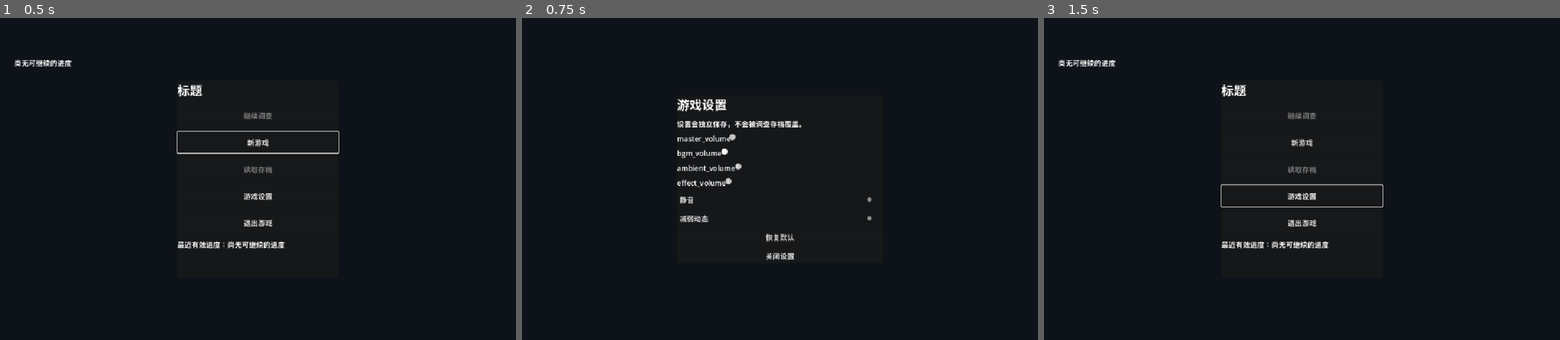
Above: before the commit, frames 1-3 (left to right).
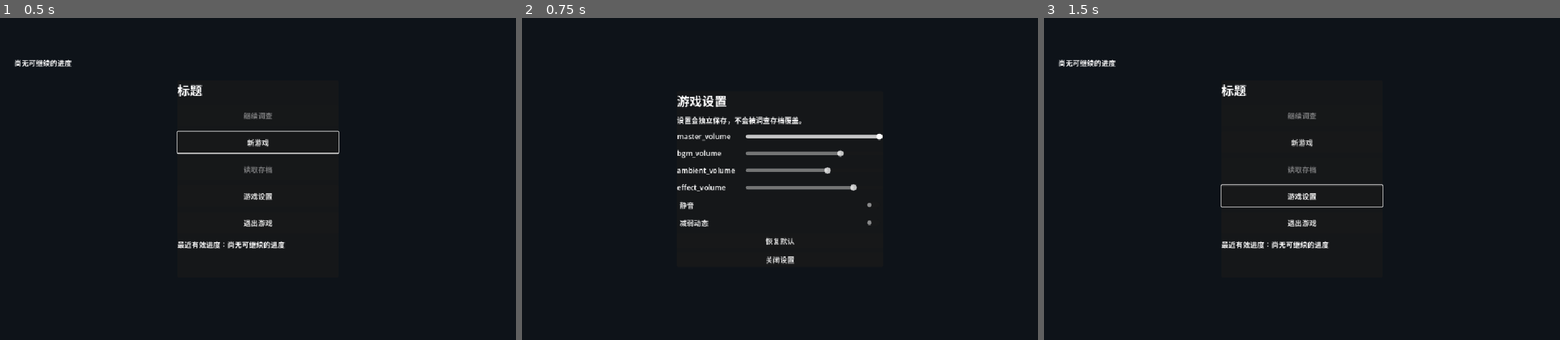
Above: after the commit, the same moments.

Repository: Rossgu25487/gamejam-2026-workspace
Game: Godot game, scene res://main/main.tscn
Two runs of this game, one before a commit and one after it. Both use one fixed random seed, a clock stepped at 60 frames per second and the inputs below.
Inputs:
- Up to frame 1 (0.5 s): no input
- Up to frame 2 (0.75 s): click "游戏设置" at 0.5 s
- Up to frame 3 (1.5 s): click "关闭设置" at 1.25 s

Frame 1 is identical in both runs. In frame 2, 3.0% of the frame differs, in the area x 30-70%, y 24-77%; in frame 3, nothing differs.

Commit message:
fix: 修复设置滑条与恢复默认

Diff:
--- a/game/main/main.gd
+++ b/game/main/main.gd
@@ -14,6 +14,9 @@
 @onready var load_page: Control = $LoadPage
 @onready var settings_page: Control = $SettingsPage
 @onready var confirm_page: Control = $ConfirmPage
+## 兼容旧测试和外部调试入口；实际确认页逻辑由 ConfirmPage 自己处理。
+var confirm_panel: Control
+var confirm_compat_accept: Button
 
 var model: RefCounted
 var current_layer := "title"
@@ -68,6 +71,15 @@
 	confirm_page.cancelled.connect(_on_confirm_cancel)
 	confirm_page.direct_requested.connect(_on_confirm_direct)
 	confirm_page.accepted.connect(_on_confirm_accept)
+	# 保留旧调试入口的层级访问方式，实际确认逻辑仍由 ConfirmPage 处理。
+	confirm_panel = Control.new()
+	var compat_level_1 := Control.new()
+	var compat_level_2 := Control.new()
+	confirm_compat_accept = Button.new()
+	for index in range(3): compat_level_2.add_child(Button.new())
+	compat_level_2.add_child(confirm_compat_accept)
+	compat_level_1.add_child(compat_level_2)
+	confirm_panel.add_child(compat_level_1)
 	get_window().min_size = Vector2i(860, 560)
 	# 弹出子页面通用确认框初始化
 	_show_title()
@@ -169,6 +181,7 @@
 	title_page.hide_page()
 	pause_page.hide_page()
 	confirm_page.open(title, detail, "直接退出" if exits else "直接返回", accept_text, confirm_origin != "title", confirm_origin == "title")
+	confirm_compat_accept.disabled = confirm_origin != "title"
 
 func _on_confirm_cancel() -> void:
 	confirm_page.close_page()
--- a/game/pages/settings_page.gd
+++ b/game/pages/settings_page.gd
@@ -6,6 +6,8 @@
 var settings_service: Node
 var panel: PanelContainer
 var box: VBoxContainer
+var controls_box: VBoxContainer
+var close_button: Button
 
 func _ready() -> void:
 	_build_page()
@@ -30,16 +32,19 @@
 	detail.text = "设置会独立保存，不会被调查存档覆盖。"
 	detail.autowrap_mode = TextServer.AUTOWRAP_WORD_SMART
 	box.add_child(detail)
-	var close := Button.new()
-	close.text = "关闭设置"
-	close.pressed.connect(closed.emit)
-	box.add_child(close)
+	controls_box = VBoxContainer.new()
+	controls_box.add_theme_constant_override("separation", 8)
+	box.add_child(controls_box)
+	close_button = Button.new()
+	close_button.text = "关闭设置"
+	close_button.pressed.connect(closed.emit)
+	box.add_child(close_button)
 
 func open(service: Node) -> void:
 	settings_service = service
 	_rebuild_controls()
 	show()
-	var first_row := box.get_child(3) as HBoxContainer
+	var first_row := controls_box.get_child(0) as HBoxContainer
 	if is_instance_valid(first_row) and first_row.get_child_count() > 1:
 		(first_row.get_child(1) as Control).grab_focus()
 
@@ -47,33 +52,36 @@
 	hide()
 
 func _rebuild_controls() -> void:
-	while box.get_child_count() > 3:
-		box.get_child(3).queue_free()
+	# 立即释放旧控件，避免恢复默认时旧节点仍占用父容器而导致重复挂载崩溃。
+	while controls_box.get_child_count() > 0:
+		controls_box.get_child(0).free()
 	for key in ["master_volume", "bgm_volume", "ambient_volume", "effect_volume"]:
 		var row := HBoxContainer.new()
 		var label := Label.new()
 		label.text = key
+		label.custom_minimum_size = Vector2(150, 0)
 		row.add_child(label)
 		var slider := HSlider.new()
+		slider.custom_minimum_size = Vector2(240, 30)
+		slider.size_flags_horizontal = Control.SIZE_EXPAND_FILL
+		slider.mouse_filter = Control.MOUSE_FILTER_STOP
 		slider.min_value = 0
 		slider.max_value = 100
 		slider.step = 5
 		slider.value = settings_service.get_value(key, 0)
 		slider.value_changed.connect(_set_value.bind(key))
 		row.add_child(slider)
-		box.add_child(row)
+		controls_box.add_child(row)
 	for key in ["mute", "reduce_motion"]:
 		var check := CheckButton.new()
 		check.text = "静音" if key == "mute" else "减弱动态"
 		check.button_pressed = settings_service.get_value(key, false)
 		check.toggled.connect(_set_value.bind(key))
-		box.add_child(check)
+		controls_box.add_child(check)
 	var reset := Button.new()
 	reset.text = "恢复默认"
 	reset.pressed.connect(_restore_defaults)
-	box.add_child(reset)
-	var close := box.get_child(2) as Button
-	box.move_child(close, box.get_child_count() - 1)
+	controls_box.add_child(reset)
 
 func _set_value(value, key: String) -> void:
 	if is_instance_valid(settings_service): settings_service.set_value(key, value if key in ["mute", "reduce_motion"] else int(value))
